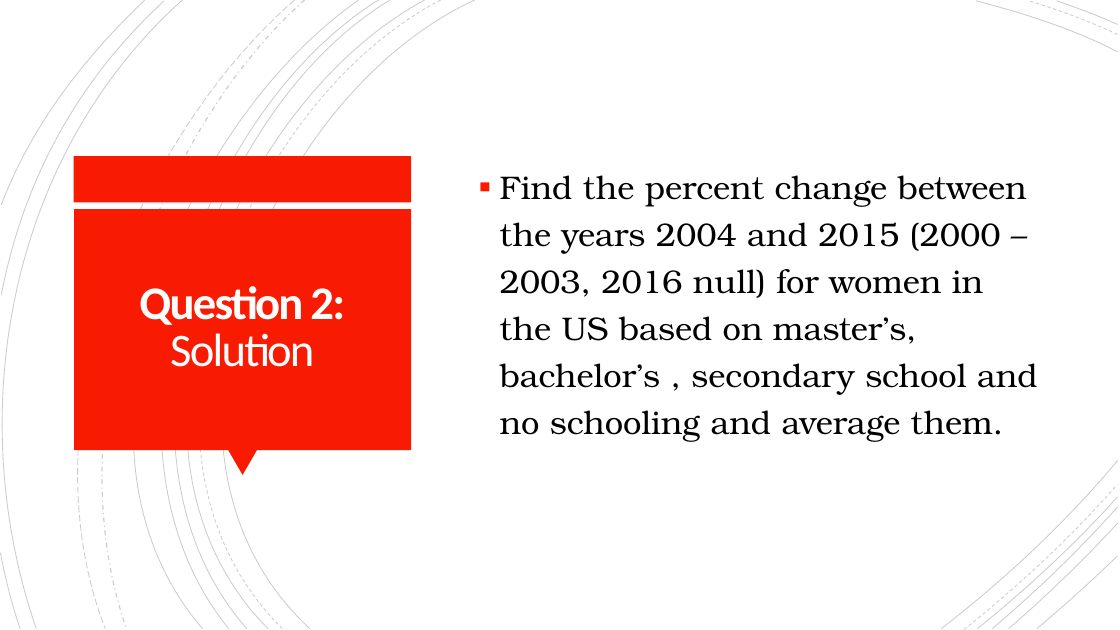
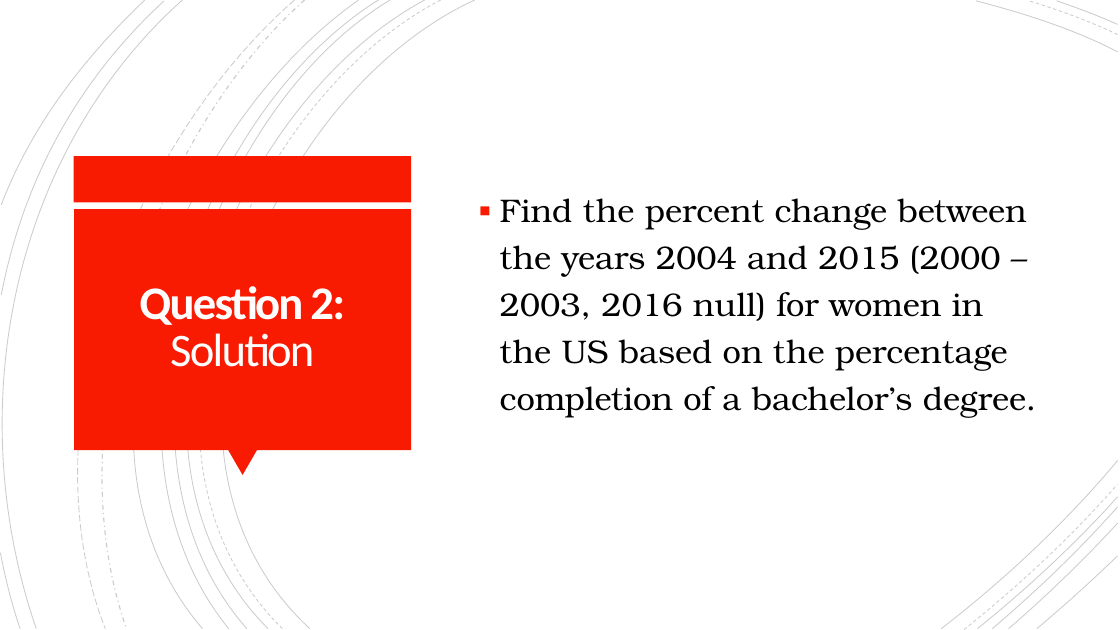
Before and after one commit to cordellsl/Project2, a slide deck: slide 14 of Project 2 Presentation.pptx. Drawn at 1120x630 pixels with LibreOffice and Linux fonts; fonts in the diff are those of the drawing. Boxes give left, top, right and bottom in pixels: in the first picture for what was removed or moved away, otherwise in the second. Text is boxed around its words. In the diff, an @@ line names an element or a change of style, - is before the commit and + after.

```diff
--- a/Project 2 Presentation.pptx
+++ b/Project 2 Presentation.pptx
@@ text at bbox=[500, 198, 1037, 418]: text changed @@
-▪ Find the percent change between the years 2004 and 2015 (2000 – 2003, 2016 null) for women in the US based on master’s, bachelor’s , secondary school and no schooling and average them.
+▪ Find the percent change between the years 2004 and 2015 (2000 – 2003, 2016 null) for women in the US based on the percentage completion of a bachelor’s degree.
```
